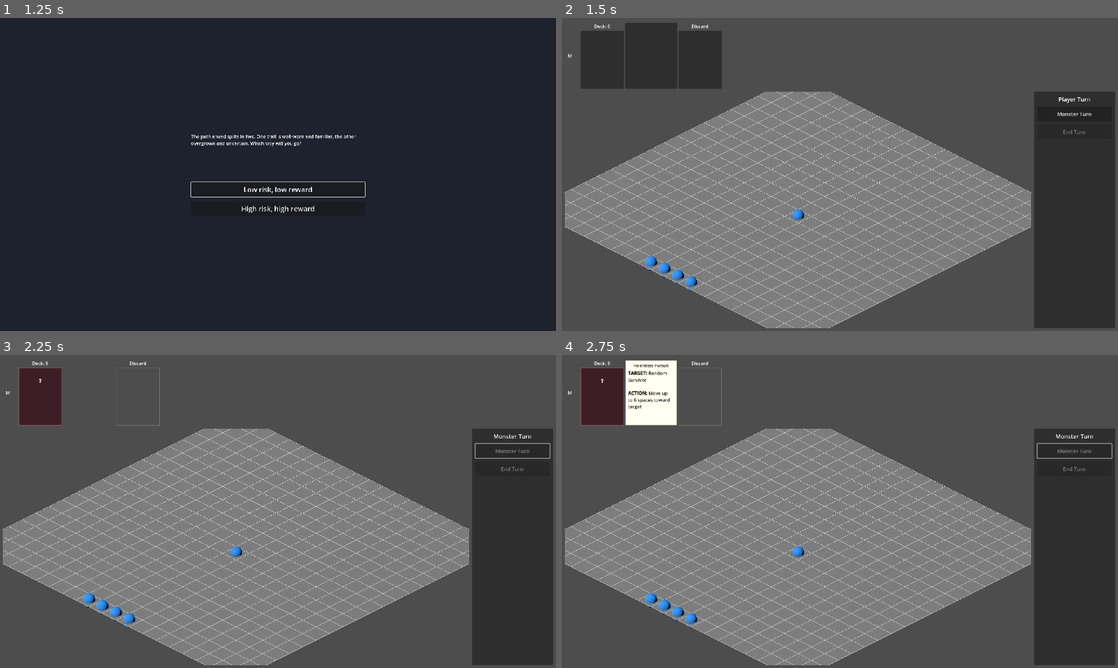
Above: before the commit, frames 1-4 (two rows, left to right).
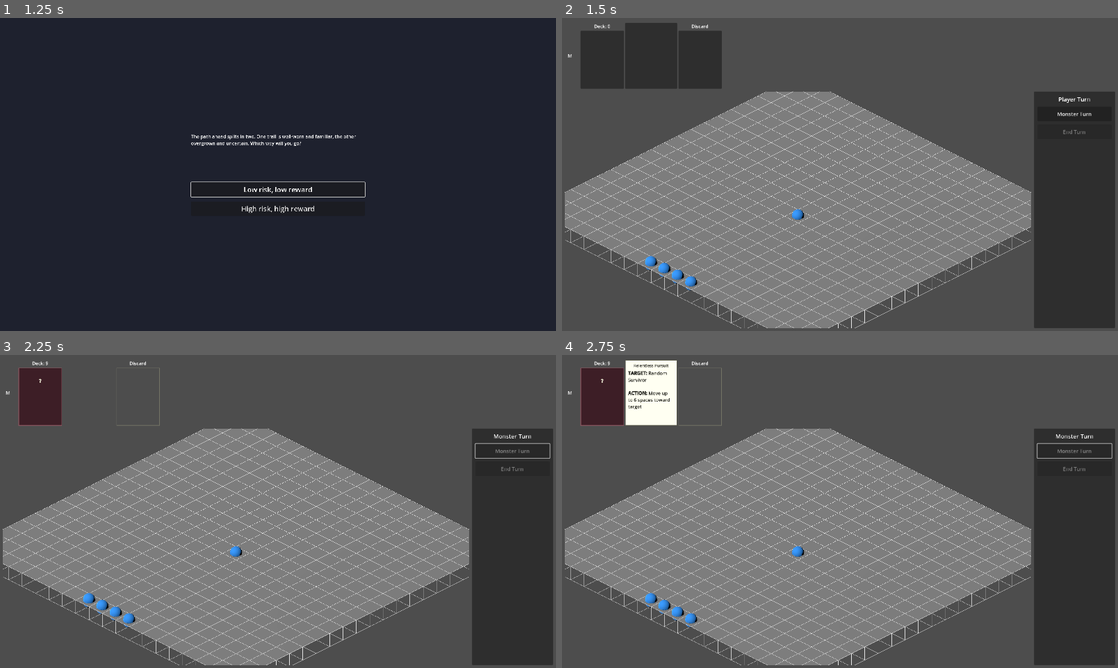
Above: after the commit, the same moments.

Repository: aartcmeijer-hash/silt-2
Game: Godot game, scene res://scenes/menus/main_menu.tscn
Two runs of this game, one before a commit and one after it. Both use one fixed random seed, a clock stepped at 60 frames per second and the inputs below.
Inputs:
- Up to frame 1 (1.25 s): click "Play" at 0.5 s
- Up to frame 2 (1.5 s): click "Low risk, low reward" at 1.25 s
- Up to frame 3 (2.25 s): click "Monster Turn" at 2 s
- Up to frame 4 (2.75 s): no input

Frame 1 is identical in both runs. In frame 2, 0.4% of the frame differs, in the area x 0-85%, y 24-100%; in frame 3, 0.4%; in frame 4, 0.4%.

Commit message:
feat: add thickness to grid board with vertical edges
Draw gridlines at both top (Y=0.5) and bottom (Y=-25) with vertical
edge lines around the perimeter to create a thick 3D slab effect for
the game board (medium thickness: 25.5 units).

Co-Authored-By: Claude Sonnet 4.5 <noreply@anthropic.com>

Diff:
--- a/scripts/game/isometric_grid.gd
+++ b/scripts/game/isometric_grid.gd
@@ -78,46 +78,120 @@
 	mesh.surface_begin(Mesh.PRIMITIVE_LINES)
 
 	var offset := _get_grid_offset()
-	var y_pos := 0.5  # Offset to keep lines above grid tiles
+	var y_top := 0.5  # Top of grid board
+	var y_bottom := -25.0  # Bottom of grid board (medium thickness)
 	var line_color := Color(1.0, 1.0, 1.0, 0.9)  # Bright white, high opacity
 
 	# Get half cell size for positioning lines at cell edges
 	var half_cell_x := grid_map.cell_size.x / 2.0
 	var half_cell_z := grid_map.cell_size.z / 2.0
 
-	# Draw vertical lines (along Z-axis) at cell edges
+	# Draw top horizontal lines (along Z-axis) at cell edges
 	for x in range(grid_width + 1):
-		# Get cell center position, then offset to left edge
 		var cell_center := grid_map.map_to_local(Vector3i(x + offset.x, 0, offset.y))
 		var line_x := cell_center.x - half_cell_x
 
-		# Start and end Z positions (at cell edges)
 		var start_cell := grid_map.map_to_local(Vector3i(offset.x, 0, offset.y))
 		var end_cell := grid_map.map_to_local(Vector3i(offset.x, 0, offset.y + grid_height - 1))
 		var start_z := start_cell.z - half_cell_z
 		var end_z := end_cell.z + half_cell_z
 
 		mesh.surface_set_color(line_color)
-		mesh.surface_add_vertex(Vector3(line_x, y_pos, start_z))
-		mesh.surface_set_color(line_color)
-		mesh.surface_add_vertex(Vector3(line_x, y_pos, end_z))
-
-	# Draw horizontal lines (along X-axis) at cell edges
+		mesh.surface_add_vertex(Vector3(line_x, y_top, start_z))
+		mesh.surface_set_color(line_color)
+		mesh.surface_add_vertex(Vector3(line_x, y_top, end_z))
+
+	# Draw bottom horizontal lines (along Z-axis) at cell edges
+	for x in range(grid_width + 1):
+		var cell_center := grid_map.map_to_local(Vector3i(x + offset.x, 0, offset.y))
+		var line_x := cell_center.x - half_cell_x
+
+		var start_cell := grid_map.map_to_local(Vector3i(offset.x, 0, offset.y))
+		var end_cell := grid_map.map_to_local(Vector3i(offset.x, 0, offset.y + grid_height - 1))
+		var start_z := start_cell.z - half_cell_z
+		var end_z := end_cell.z + half_cell_z
+
+		mesh.surface_set_color(line_color)
+		mesh.surface_add_vertex(Vector3(line_x, y_bottom, start_z))
+		mesh.surface_set_color(line_color)
+		mesh.surface_add_vertex(Vector3(line_x, y_bottom, end_z))
+
+	# Draw top horizontal lines (along X-axis) at cell edges
 	for z in range(grid_height + 1):
-		# Get cell center position, then offset to top edge
 		var cell_center := grid_map.map_to_local(Vector3i(offset.x, 0, z + offset.y))
 		var line_z := cell_center.z - half_cell_z
 
-		# Start and end X positions (at cell edges)
 		var start_cell := grid_map.map_to_local(Vector3i(offset.x, 0, offset.y))
 		var end_cell := grid_map.map_to_local(Vector3i(offset.x + grid_width - 1, 0, offset.y))
 		var start_x := start_cell.x - half_cell_x
 		var end_x := end_cell.x + half_cell_x
 
 		mesh.surface_set_color(line_color)
-		mesh.surface_add_vertex(Vector3(start_x, y_pos, line_z))
-		mesh.surface_set_color(line_color)
-		mesh.surface_add_vertex(Vector3(end_x, y_pos, line_z))
+		mesh.surface_add_vertex(Vector3(start_x, y_top, line_z))
+		mesh.surface_set_color(line_color)
+		mesh.surface_add_vertex(Vector3(end_x, y_top, line_z))
+
+	# Draw bottom horizontal lines (along X-axis) at cell edges
+	for z in range(grid_height + 1):
+		var cell_center := grid_map.map_to_local(Vector3i(offset.x, 0, z + offset.y))
+		var line_z := cell_center.z - half_cell_z
+
+		var start_cell := grid_map.map_to_local(Vector3i(offset.x, 0, offset.y))
+		var end_cell := grid_map.map_to_local(Vector3i(offset.x + grid_width - 1, 0, offset.y))
+		var start_x := start_cell.x - half_cell_x
+		var end_x := end_cell.x + half_cell_x
+
+		mesh.surface_set_color(line_color)
+		mesh.surface_add_vertex(Vector3(start_x, y_bottom, line_z))
+		mesh.surface_set_color(line_color)
+		mesh.surface_add_vertex(Vector3(end_x, y_bottom, line_z))
+
+	# Draw vertical edge lines connecting top and bottom around perimeter
+	# Left and right edges (along Z)
+	for z in range(grid_height + 1):
+		var cell_center := grid_map.map_to_local(Vector3i(offset.x, 0, z + offset.y))
+		var line_z := cell_center.z - half_cell_z
+
+		# Left edge
+		var left_cell := grid_map.map_to_local(Vector3i(offset.x, 0, offset.y))
+		var left_x := left_cell.x - half_cell_x
+
+		mesh.surface_set_color(line_color)
+		mesh.surface_add_vertex(Vector3(left_x, y_top, line_z))
+		mesh.surface_set_color(line_color)
+		mesh.surface_add_vertex(Vector3(left_x, y_bottom, line_z))
+
+		# Right edge
+		var right_cell := grid_map.map_to_local(Vector3i(offset.x + grid_width - 1, 0, offset.y))
+		var right_x := right_cell.x + half_cell_x
+
+		mesh.surface_set_color(line_color)
+		mesh.surface_add_vertex(Vector3(right_x, y_top, line_z))
+		mesh.surface_set_color(line_color)
+		mesh.surface_add_vertex(Vector3(right_x, y_bottom, line_z))
+
+	# Top and bottom edges (along X)
+	for x in range(grid_width + 1):
+		var cell_center := grid_map.map_to_local(Vector3i(x + offset.x, 0, offset.y))
+		var line_x := cell_center.x - half_cell_x
+
+		# Top edge
+		var top_cell := grid_map.map_to_local(Vector3i(offset.x, 0, offset.y))
+		var top_z := top_cell.z - half_cell_z
+
+		mesh.surface_set_color(line_color)
+		mesh.surface_add_vertex(Vector3(line_x, y_top, top_z))
+		mesh.surface_set_color(line_color)
+		mesh.surface_add_vertex(Vector3(line_x, y_bottom, top_z))
+
+		# Bottom edge
+		var bottom_cell := grid_map.map_to_local(Vector3i(offset.x, 0, offset.y + grid_height - 1))
+		var bottom_z := bottom_cell.z + half_cell_z
+
+		mesh.surface_set_color(line_color)
+		mesh.surface_add_vertex(Vector3(line_x, y_top, bottom_z))
+		mesh.surface_set_color(line_color)
+		mesh.surface_add_vertex(Vector3(line_x, y_bottom, bottom_z))
 
 	mesh.surface_end()
 
